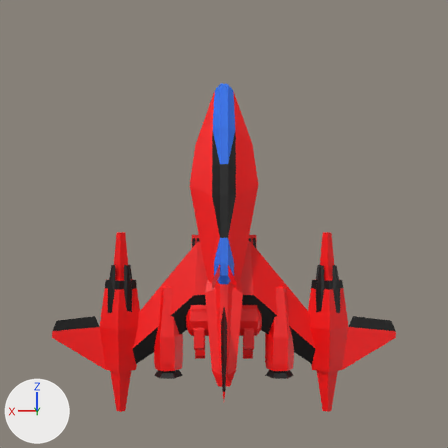
The Blender file #modeldata/fighter.blend as it was, and as the next commit left it.
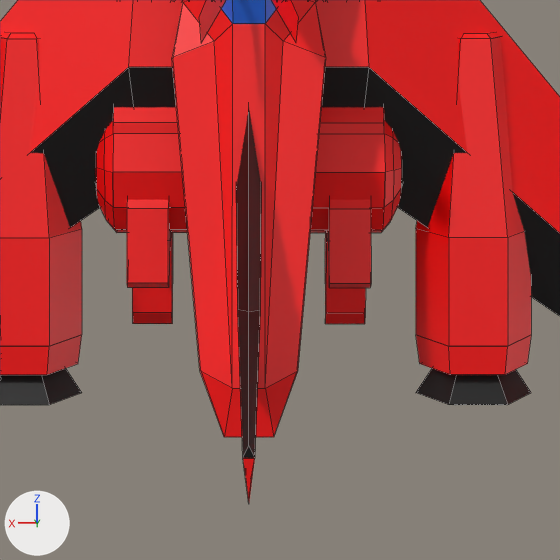
Each version appears first from the file's camera 'Camera', and next in a close-up on the part from 36% to 67% of the width and 62% to 93% of the height. The lights are fixed; the arrows at lower left show +X, +Y and +Z. The close-ups show mesh edges as thin lines.

Objects in the first close-up: 'Fighter'.
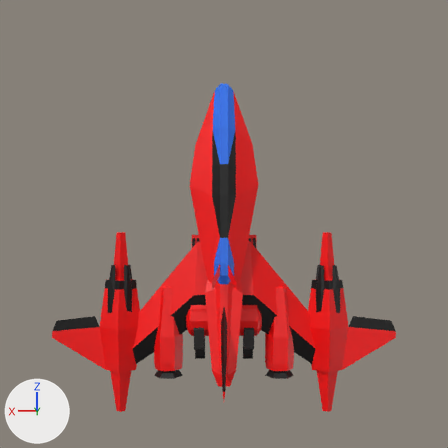
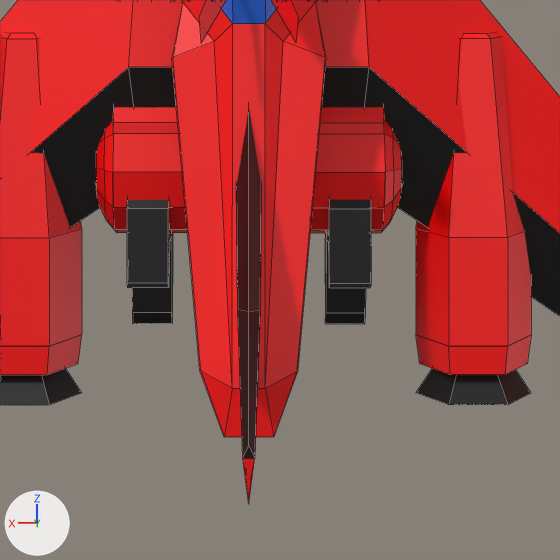
What the commit changed:
me_faces has 1249 vertices, 769 faces and spans x -1.0..1.0, y -0.49..0.27, z -1.05..0.83.
me_faces is used by ob_fighter; location (0.0, 0.0, 0.0); rotation (0.175, 0.0, 0.0), in degrees (10, 0, 0).
me_faces part 1: 24 of the faces centred in x -0.17..0.17, y -0.31..-0.1, z -0.74..-0.58 switch from mat_red (red #ff0000) to mat_black (black #000000).

Where the change shows, as pixel boxes [x1, y1, x2, y2] in the close-ups (560 x 560 px):
part 1 of me_faces, recoloured (red to black): [127, 200, 371, 324] in both
